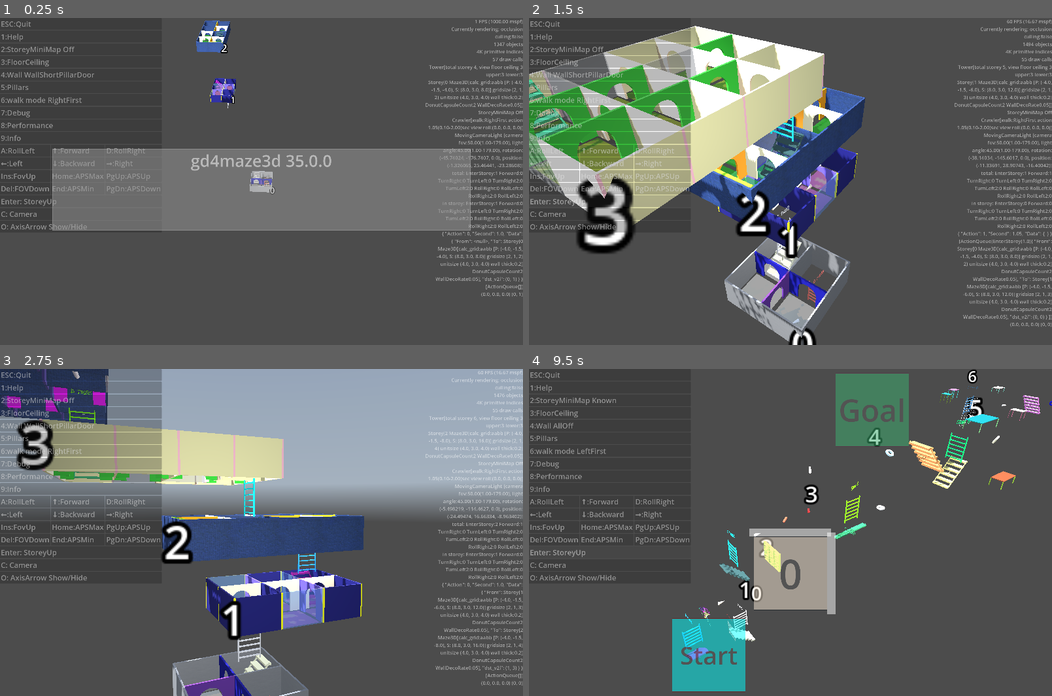
Above: before the commit, frames 1-4 (two rows, left to right).
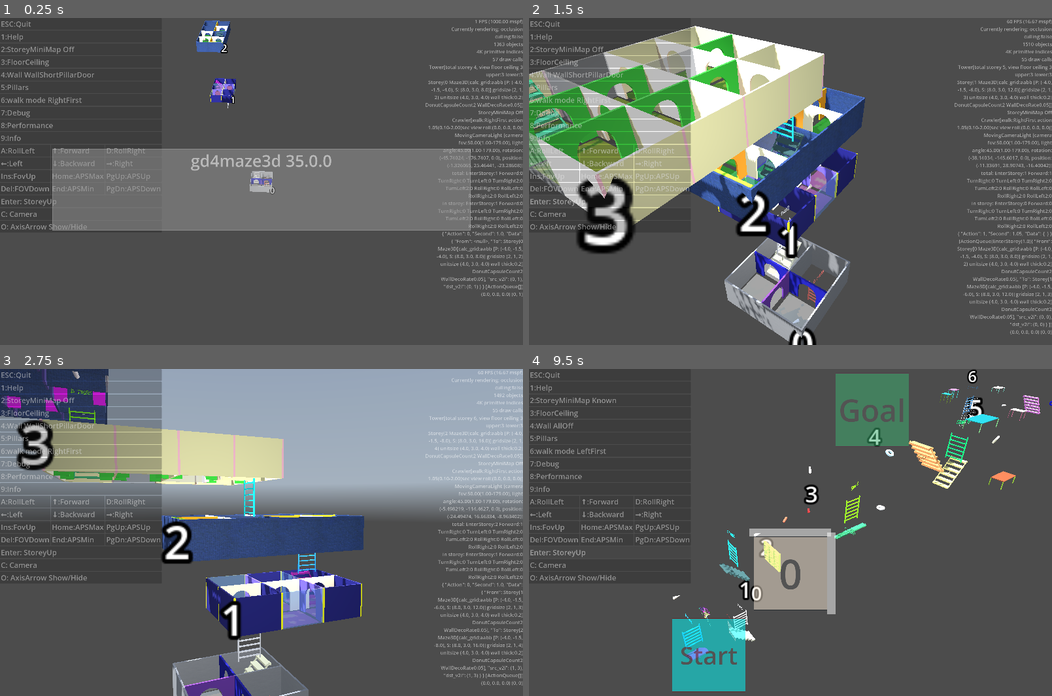
Above: after the commit, the same moments.

Repository: kasworld/gd4maze3d
Game: Godot game, scene res://main.tscn
The game is run twice, just before and just after one commit, with the same random seed, the same clock (stepped at 60 frames per second) and the same inputs. A sky picture missing from this copy of the repository is replaced by a grey-blue gradient.
Inputs (mouse positions are in pixels of both pictures, inside the frame that each line leads up to):
- Up to frame 1 (0.25 s): no input
- Up to frame 2 (1.5 s): click "Enter: StoreyUp" at 0.5 s; click "Enter: StoreyUp" at 1.25 s
- Up to frame 3 (2.75 s): tap Enter at 2 s; move the mouse to (376, 516) at 2.02 s; hold Right from 2.03 s (still down); tap Q at 2.1 s; click (376, 516) at 2.17 s
- Up to frame 4 (9.5 s): move the mouse to (685, 548) at 2.77 s; release Right at 2.78 s; hold Down 2.78-3.53 s; tap one key every 0.75 s from 2.85 s: E 1 2 3 4 5 6 7 8; move the mouse to (842, 460) at 3.52 s; hold Right 3.53-4.28 s; move the mouse to (764, 597) at 4.27 s; hold Up 4.28-5.03 s; click (764, 597) at 4.42 s; move the mouse to (947, 581) at 5.02 s; hold Left 5.03-6.53 s; move the mouse to (633, 483) at 5.77 s; move the mouse to (816, 532) at 6.52 s; hold Down 6.53-7.28 s; click (816, 532) at 6.67 s; move the mouse to (712, 450) at 7.27 s; hold Right 7.28-8.03 s; move the mouse to (905, 516) at 8.02 s; hold Up 8.03-8.78 s; move the mouse to (685, 548) at 8.77 s; hold Right from 8.78 s (still down); click (685, 548) at 8.92 s

The runs differ from the first frame. In frame 1, 0.1% of the frame differs, in the area x 83-100%, y 7-83%; in frame 2, 0.2%, in the area x 83-100%, y 7-97%; in frame 3, 0.1%; in frame 4, less than 0.1%.
Error in both runs: Invalid call. Nonexistent function 'enqueue_with_speed' in base 'RefCounted (ActionQueue)'. (res://main.gd:183)

Commit message:
update EnterStorey Data

Diff:
--- a/crawler/crawler.gd
+++ b/crawler/crawler.gd
@@ -67,7 +67,8 @@
 
 func enter_storey(oldstorye :Storey, st :Storey, pos :Vector2i) -> void:
 	action_queue.clear()
-	action_queue.enqueue_with_second(ActionQueue.Action.EnterStorey, 1.0, {"From":oldstorye,"To":st,"dst_v2i":pos})
+	action_queue.enqueue_with_second(ActionQueue.Action.EnterStorey, 1.0,
+		{"From":oldstorye, "To":st, "src_v2i":pos,"dst_v2i":pos})
 	storey = st
 	pos_src = pos
 	rotation.y = 0
@@ -118,10 +119,8 @@
 		ActionQueue.Action.RollLeft2:
 			start_roll_animation(-PI)
 		ActionQueue.Action.EnterStorey: # for animation only
-			var from_storey :Storey = current_action.Data.From
-			if from_storey == null:
-				from_storey = current_action.Data.To
-			start_inter_storey_move_animation(from_storey, current_action.Data.To, pos_src, current_action.Data.dst_v2i)
+			var from_storey :Storey = current_action.Data.From if current_action.Data.From != null else current_action.Data.To
+			start_inter_storey_move_animation(from_storey, current_action.Data.To, current_action.Data.src_v2i, current_action.Data.dst_v2i)
 			astar_path_id.clear()
 
 	# update action stats
